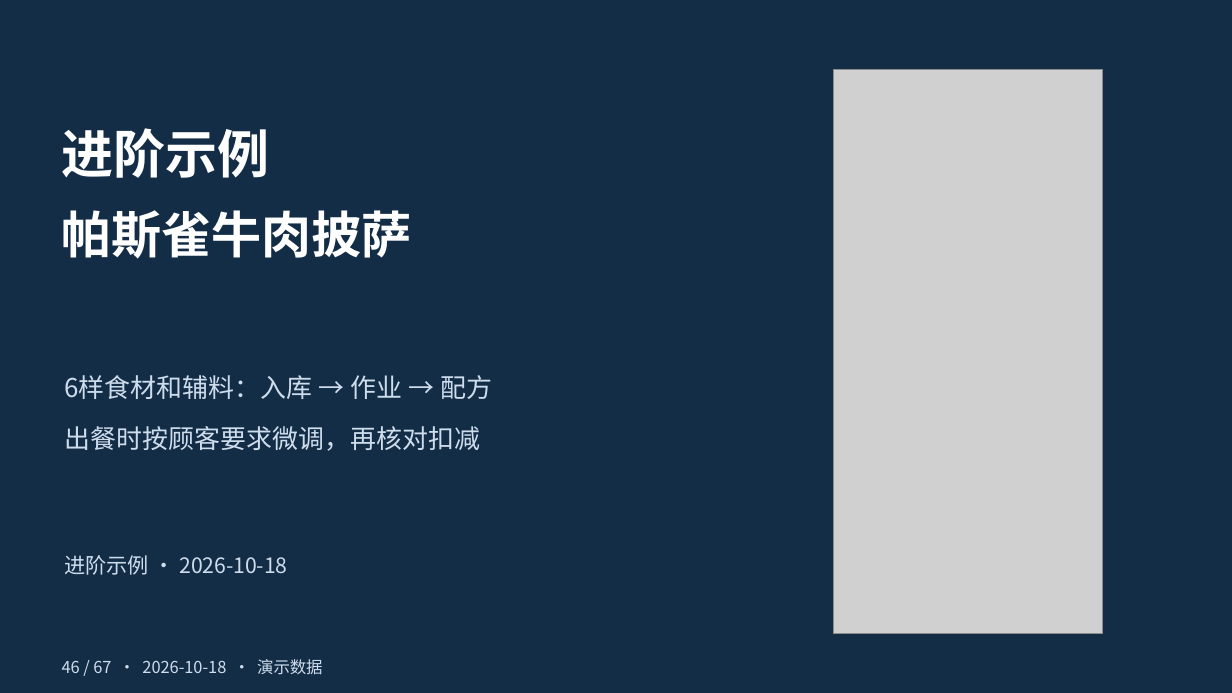
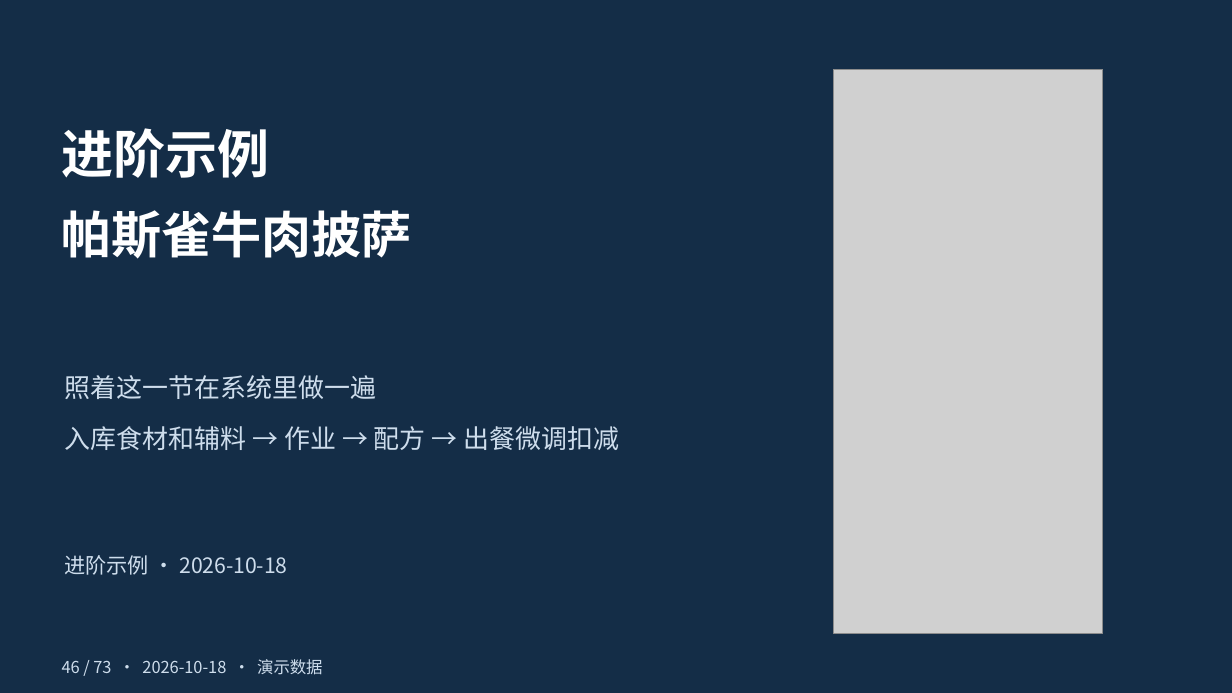
Before and after one commit to cangjie/snowmeet_ai_doc, a slide deck: slide 46 of docs/fnb/training/食材管理-v4-从零上手到出餐扣减-2026-10-18.pptx. Drawn at 1232x693 pixels with LibreOffice and Linux fonts; fonts in the diff are those of the drawing; grey boxes stand for pictures. Boxes give left, top, right and bottom in pixels: in the first picture for what was removed or moved away, otherwise in the second. Text is boxed around its words. In the diff, an @@ line names an element or a change of style, - is before the commit and + after.

```diff
--- a/docs/fnb/training/食材管理-v4-从零上手到出餐扣减-2026-10-18.pptx
+++ b/docs/fnb/training/食材管理-v4-从零上手到出餐扣减-2026-10-18.pptx
@@ text at box(64, 375, 376, 399): text changed @@
-6样食材和辅料：入库 → 作业 → 配方
+照着这一节在系统里做一遍
@@ text at box(64, 426, 620, 450): text changed @@
-出餐时按顾客要求微调，再核对扣减
+入库食材和辅料 → 作业 → 配方 → 出餐微调扣减
@@ text at box(62, 659, 322, 675): text changed @@
-46 / 67 · 2026-10-18 · 演示数据
+46 / 73 · 2026-10-18 · 演示数据
```
Also in this commit, not shown: 66 other slides changed, 6 slides added, 3 other files.
